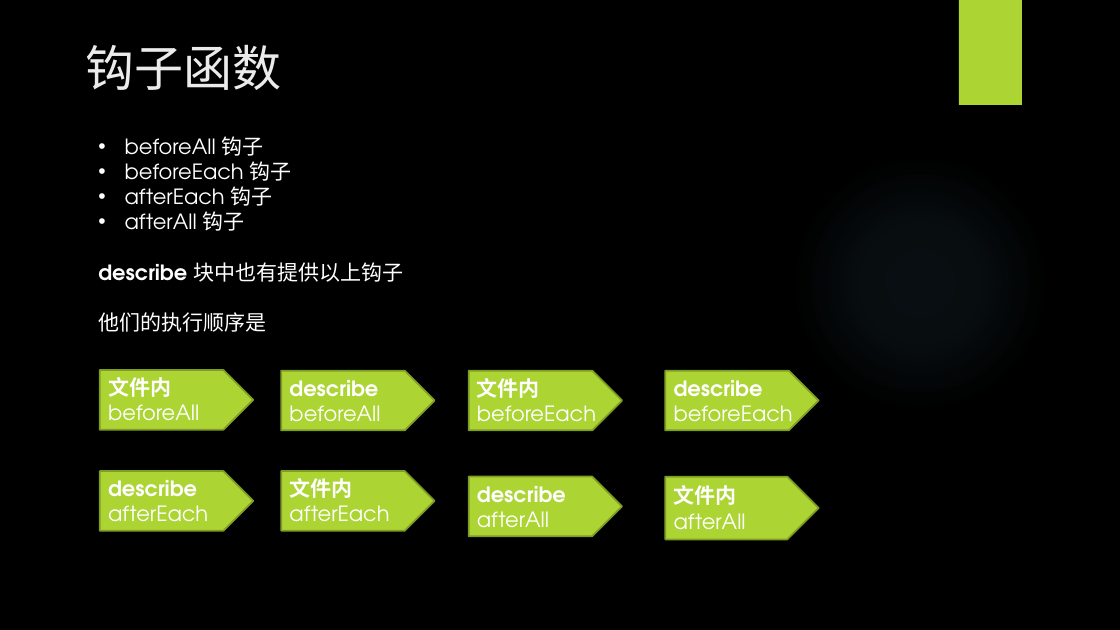
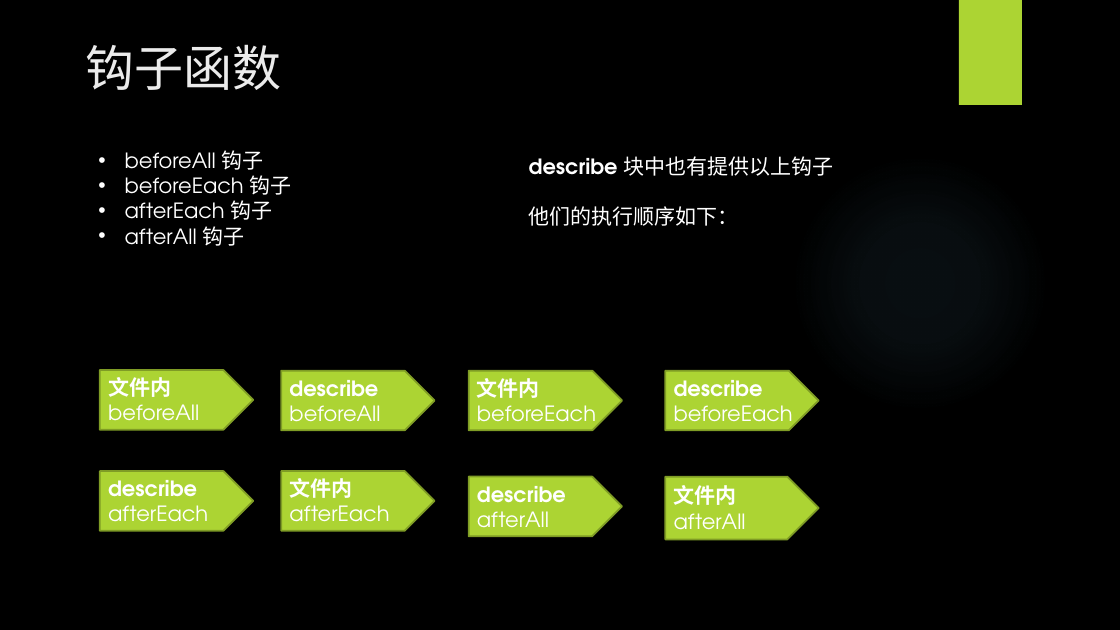
Before and after one commit to WangEbo/auto-test, a slide deck: slide 12 of 王博书的分享/自动化测试.pptx. Drawn at 1120x630 pixels with LibreOffice and Linux fonts; fonts in the diff are those of the drawing; background and template pictures are left out. Boxes give left, top, right and bottom in pixels: in the first picture for what was removed or moved away, otherwise in the second. Text is boxed around its words. In the diff, an @@ line names an element or a change of style, - is before the commit and + after.

```diff
--- a/王博书的分享/自动化测试.pptx
+++ b/王博书的分享/自动化测试.pptx
@@ text "beforeAll 钩子": place and size @@
-text "beforeAll 钩子" at (98,136,403,332)
+text "beforeAll 钩子" at (125,150,292,246)
@@ text added at (529,156,834,226), 18 pt, text #FFFFFF @@
+describe 块中也有提供以上钩子
+他们的执行顺序如下：
@@ text at (98,262,403,332): paragraphs removed @@
-describe 块中也有提供以上钩子
-他们的执行顺序是
```
Also in this commit, not shown: 2 other slides changed, 19 other files.
